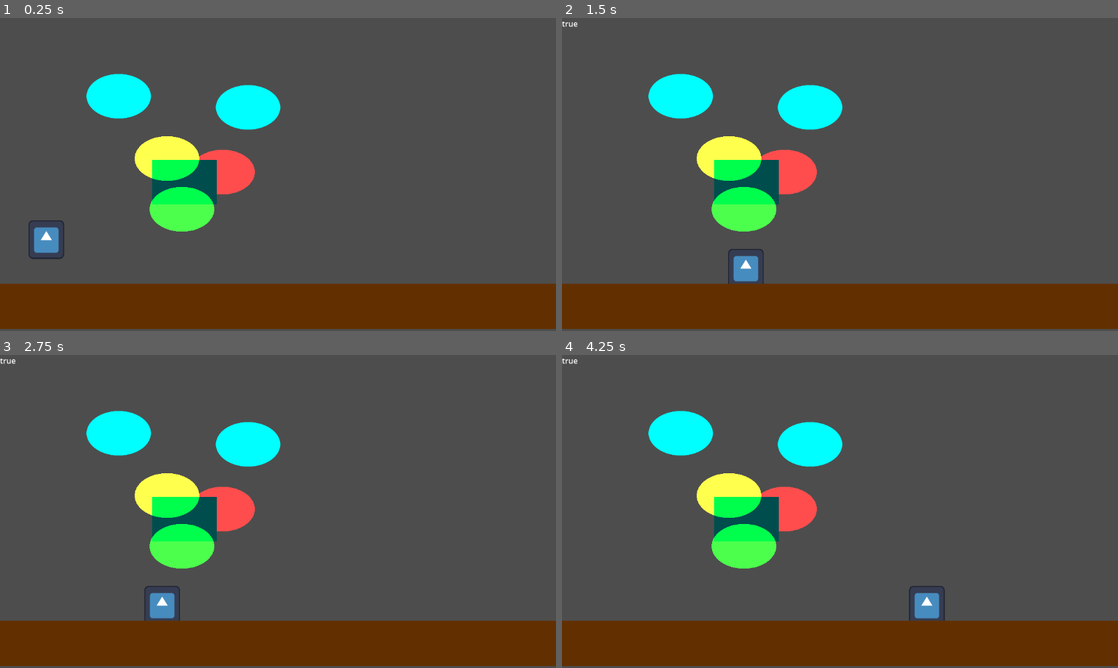
Above: before the commit, frames 1-4 (two rows, left to right).
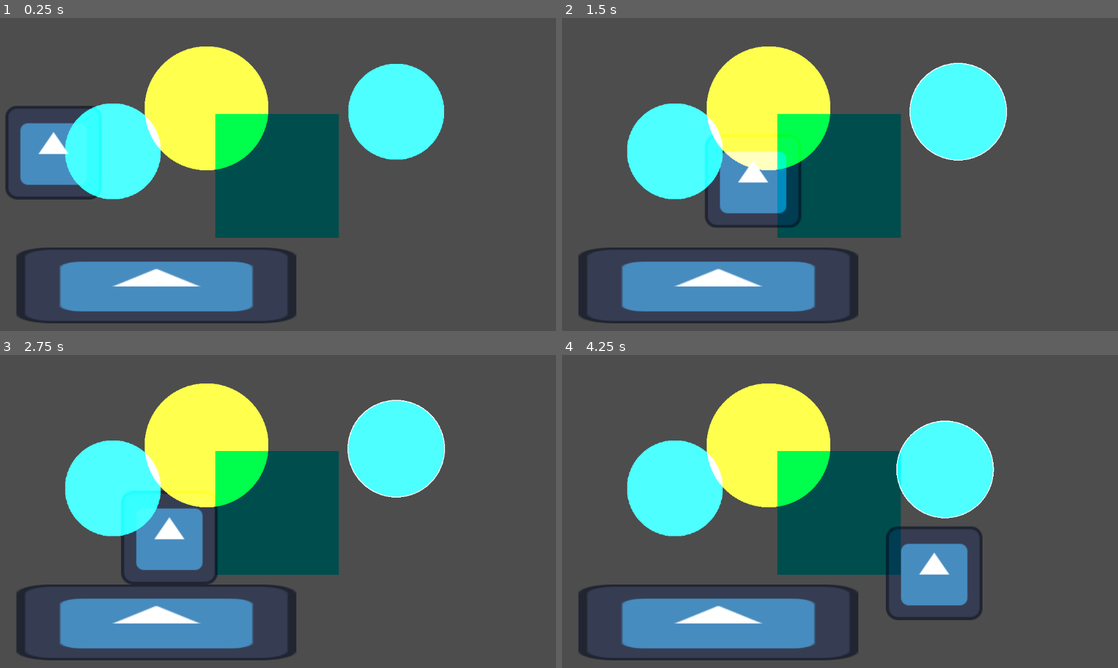
Above: after the commit, the same moments.

Repository: savardnm/mask-of-venus
Game: Godot game, scene res://main.tscn
Two runs of this game, one before a commit and one after it. Both use one fixed random seed, a clock stepped at 60 frames per second and the inputs below. Before the commit the project starts from res://LoadPuzzleScene.tscn. The engine's default icon, where the game draws it, is replaced by a stand-in: a white triangle on a blue panel in a dark square.
Inputs (mouse positions are in pixels of both pictures, inside the frame that each line leads up to):
- Up to frame 1 (0.25 s): no input
- Up to frame 2 (1.5 s): tap Enter (ui_accept) at 0.5, 0.77 s; move the mouse to (962, 158) at 0.52 s; press the mouse at (962, 158) at 0.53 s; hold Right (ui_right) from 0.53 s (still down); move the mouse to (728, 190) at 1.27 s; release the mouse at (728, 190) at 1.28 s; click (728, 190) at 1.35 s
- Up to frame 3 (2.75 s): tap Enter (ui_accept) at 1.52 s; move the mouse to (333, 442) at 2.02 s; release Right (ui_right) at 2.03 s; press the mouse at (333, 442) at 2.03 s; hold Left (ui_left) from 2.03 s (still down)
- Up to frame 4 (4.25 s): move the mouse to (812, 574) at 2.77 s; release Left (ui_left) at 2.78 s; release the mouse at (812, 574) at 2.78 s; hold Right (ui_right) from 2.78 s (still down); click (812, 574) at 2.85 s; tap Enter (ui_accept) at 3.02, 3.77 s; move the mouse to (1006, 558) at 3.52 s; press the mouse at (1006, 558) at 3.53 s

The runs differ from the first frame. In frame 1, 46% of the frame differs, in the area x 0-100%, y 9-100%; in frame 2, 44%; in frame 3, 44%; in frame 4, 46%, in the area x 0-100%, y 1-100%.

Commit message:
fix spotlight bug

Diff:
--- a/_scripts/selector.gd
+++ b/_scripts/selector.gd
@@ -12,18 +12,16 @@
 func _process(delta: float):
 	position = mouse_position
 
-	if not Input.is_action_pressed("select"):
-		if not selected_spotlight == null:
-			deselect(selected_spotlight)
-		if has_overlapping_areas():
+	if  has_overlapping_areas():
+		if not Input.is_action_pressed("select"):
+			if not selected_spotlight == null:
+				deselect(selected_spotlight)
 			var candidate = get_overlapping_areas()[0]
 			if candidate is Spotlight:
 				select(candidate)
-		else:
-			print("nope")
-			return # if there are no spotlights to select, do not continue
 
-	# continue if there are highlighted spotlights to choose from
+	if selected_spotlight == null:
+		return
 
 	if Input.is_action_just_pressed("select"):
 		offset = selected_spotlight.global_position - global_position
--- a/_scripts/spotlight.gd
+++ b/_scripts/spotlight.gd
@@ -5,8 +5,8 @@
 
 @export var color = Color(1,1,1,1):
 	set(value):
+		color = value
 		set_spotlight_color(value)
-		color = value
 
 @onready var target_position = global_position
 var drag = 0.85
@@ -20,6 +20,7 @@
 
 func set_spotlight_color(new_color):
 	var sprite: Sprite2D = find_child("Color Circle")
+	print("color circle?: ", sprite, color)
 	sprite.material.set_shader_parameter("objectColor", new_color)
 
 # Called when the node enters the scene tree for the first time.
--- a/main.tscn
+++ b/main.tscn
@@ -70,11 +70,11 @@
 position = Vector2(778, 309)
 
 [node name="Spotlight" parent="." unique_id=1141804037 instance=ExtResource("8_kek77")]
-position = Vector2(248, 147)
+position = Vector2(234, 276)
 color = Color(1, 0, 1, 1)
 
 [node name="Spotlight2" parent="." unique_id=899625294 instance=ExtResource("8_kek77")]
-position = Vector2(671, 151)
+position = Vector2(821, 194)
 color = Color(0, 1, 1, 1)
 
 [node name="Selector" type="Area2D" parent="." unique_id=224449348]
--- a/project.godot
+++ b/project.godot
@@ -11,7 +11,7 @@
 [application]
 
 config/name="Mask of Venus"
-run/main_scene="uid://7ecbwd3qjc81"
+run/main_scene="uid://drioqy28s1o6k"
 config/features=PackedStringArray("4.6", "Forward Plus")
 config/icon="res://icon.svg"
 
